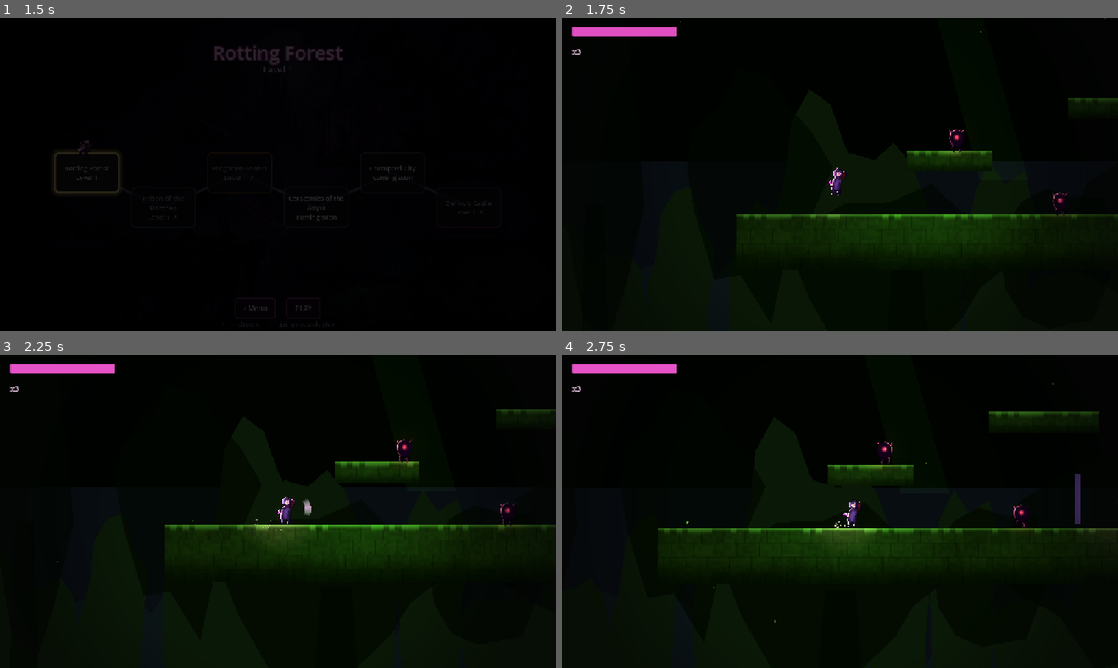
Above: before the commit, frames 1-4 (two rows, left to right).
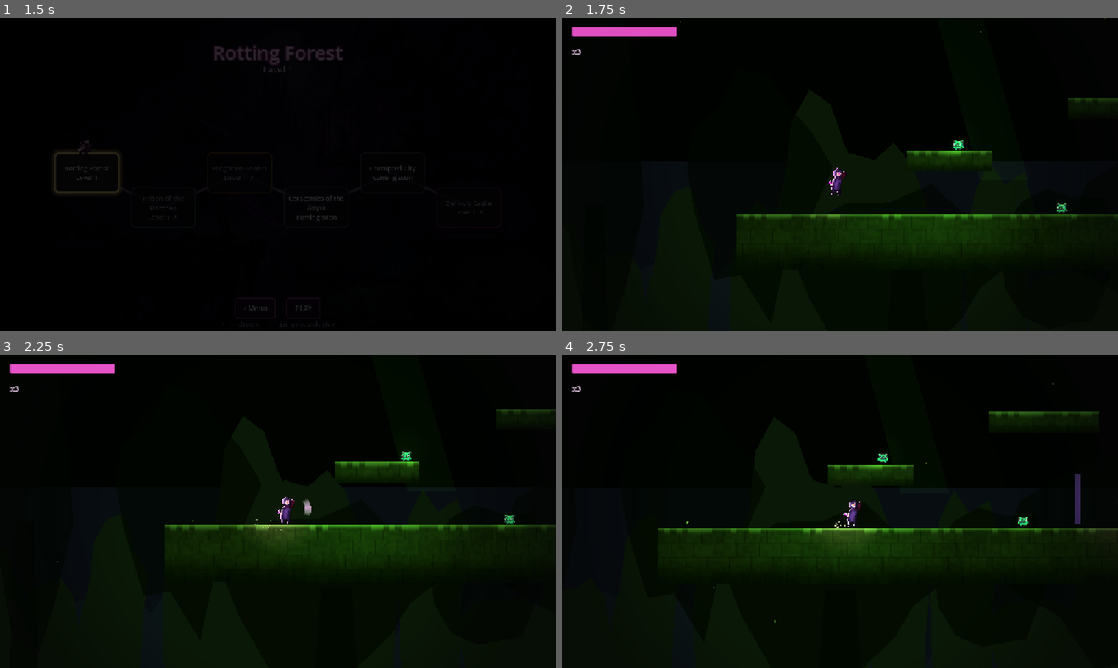
Above: after the commit, the same moments.

Repository: paulogomesextp/koliani
Game: Godot game, scene res://scenes/ui/MenuInicial.tscn
Same seed, same stepped clock (60 frames per second), same inputs: the game is played once before the commit and once after it.
Inputs (mouse positions are in pixels of both pictures, inside the frame that each line leads up to):
- Up to frame 1 (1.5 s): click "NEW GAME" at 0.5 s; click "Rotting Forest Level 1" at 1.25 s
- Up to frame 2 (1.75 s): no input
- Up to frame 3 (2.25 s): tap Enter (ui_accept) at 2 s; move the mouse to (250, 574) at 2.02 s; hold Right (mover_direita) from 2.03 s (still down); hold J (atacar) from 2.03 s (still down); click (250, 574) at 2.17 s
- Up to frame 4 (2.75 s): keep holding Right (mover_direita); keep holding J (atacar); tap Space (saltar) at 2.27 s

Frame 1 is identical in both runs. In frame 2, 0.3% of the frame differs, in the area x 69-91%, y 35-64%; in frame 3, 0.3%; in frame 4, 0.3%, in the area x 55-85%, y 27-56%.

Commit message:
Inimigo comum: pixel-art animado (Pig, pack CC0 Kings and Pigs)
Packs CC0 do Paulo em assets/sprites/incoming/ (.gdignore para o Godot nao
importar o dump em bruto -- copia-se o que e' preciso para pixel/).

- DemonioBase.tscn: Sprite2D SVG -> AnimatedSprite2D. Sem shader (o Pig e'
  arte a cores, nao silhueta).
- demonio_base.gd: monta SpriteFrames em codigo das tiras
  assets/sprites/pixel/enemies/pig_{idle,run,hit,dead}.png (idle 11f, run
  6f, hit 2f, dead 4f). idle<->run por velocidade; "hit" ao levar dano;
  "dead" toca ate ao fim e so' entao solta estilhacos + queue_free
  (colisao/contacto desligados via _morto). Os chefes nao usam isto --
  continuam com o seu Sprite/Corpo.
- CREDITS.md com as licencas (CC0).

Verificado headless: Floresta carrega com 5 pigs animados; hit+morte ok;
suite verde.

Co-Authored-By: Claude Sonnet 5 <noreply@anthropic.com>

Diff:
--- a/scenes/actors/DemonioBase.tscn
+++ b/scenes/actors/DemonioBase.tscn
@@ -1,28 +1,17 @@
-[gd_scene load_steps=8 format=3 uid="uid://bdemoniobase01"]
+[gd_scene load_steps=6 format=3 uid="uid://bdemoniobase01"]
 
-; Demonio comum -- sprite SVG (silhueta escura) + shader de personagem
-; (rim light + flash de dano). Classe-pai; os chefes herdam de chefe_base.gd.
+; Demonio comum -- pixel-art animado (Pig, pack CC0 "Kings and Pigs" da
+; Pixel Frog). Os SpriteFrames sao montados em codigo por demonio_base.gd
+; a partir das tiras em assets/sprites/pixel/enemies/pig_*.png.
+; Classe-pai; os chefes herdam de chefe_base.gd e trazem o seu proprio Sprite.
 
 [ext_resource type="Script" path="res://scripts/demonio_base.gd" id="1_dem"]
-[ext_resource type="Texture2D" uid="uid://c5iufnmhy32mx" path="res://assets/sprites/demonio.svg" id="2_tex"]
-[ext_resource type="Shader" path="res://assets/shaders/personagem.gdshader" id="3_sh"]
-
-[sub_resource type="ShaderMaterial" id="mat_dem"]
-resource_local_to_scene = true
-shader = ExtResource("3_sh")
-shader_parameter/flash = 0.0
-shader_parameter/flash_cor = Color(1, 1, 1, 1)
-shader_parameter/rim_cor = Color(0.95, 0.5, 0.72, 1)
-shader_parameter/rim_forca = 0.65
-shader_parameter/rim_dir = Vector2(-1, -0.55)
-shader_parameter/rim_espessura = 1.3
-shader_parameter/interior = 0.22
 
 [sub_resource type="RectangleShape2D" id="RectangleShape2D_body"]
-size = Vector2(26, 40)
+size = Vector2(22, 28)
 
 [sub_resource type="RectangleShape2D" id="RectangleShape2D_contacto"]
-size = Vector2(34, 44)
+size = Vector2(30, 32)
 
 [sub_resource type="Gradient" id="Gradient_luz"]
 offsets = PackedFloat32Array(0, 1)
@@ -43,17 +32,15 @@
 
 [node name="Sprite" type="Node2D" parent="."]
 
-[node name="Corpo" type="Sprite2D" parent="Sprite"]
-position = Vector2(0, 2)
-texture = ExtResource("2_tex")
-material = SubResource("mat_dem")
+[node name="Anim" type="AnimatedSprite2D" parent="Sprite"]
+position = Vector2(0, -1)
 
 [node name="LuzOlho" type="PointLight2D" parent="Sprite"]
-position = Vector2(2, -6)
+position = Vector2(3, -6)
 texture = SubResource("GradientTexture2D_luz")
-energy = 0.9
-color = Color(0.97, 0.35, 0.5, 1)
-scale = Vector2(0.55, 0.55)
+energy = 0.8
+color = Color(0.6, 0.95, 0.55, 1)
+scale = Vector2(0.5, 0.5)
 
 [node name="CollisionShape2D" type="CollisionShape2D" parent="."]
 shape = SubResource("RectangleShape2D_body")
--- a/scripts/demonio_base.gd
+++ b/scripts/demonio_base.gd
@@ -19,13 +19,23 @@
 ## Cor da luz de recorte (rim) do sprite -- normalmente o tom do bioma.
 @export var cor_rim := Color(0.95, 0.5, 0.72)
 
+## Tiras pixel-art do inimigo comum (pack CC0 "Kings and Pigs"). Os chefes
+## nao usam isto -- trazem o seu proprio `Sprite/Corpo`.
+const TIRA_IDLE := preload("res://assets/sprites/pixel/enemies/pig_idle.png")
+const TIRA_RUN := preload("res://assets/sprites/pixel/enemies/pig_run.png")
+const TIRA_HIT := preload("res://assets/sprites/pixel/enemies/pig_hit.png")
+const TIRA_DEAD := preload("res://assets/sprites/pixel/enemies/pig_dead.png")
+
 @onready var _origem := global_position
 @onready var _sprite: Node2D = $Sprite
 @onready var _corpo: Sprite2D = get_node_or_null("Sprite/Corpo")
+@onready var _anim: AnimatedSprite2D = get_node_or_null("Sprite/Anim")
 @onready var _area_contacto: Area2D = $AreaContacto
 
 var _direcao := 1.0
 var _mat: ShaderMaterial
+## true a partir do momento em que morre (toca a anim de morte e liberta-se).
+var _morto := false
 # animação procedural (visual): bob de idle/andar + antecipação (wind-up)
 var _t_anim := 0.0
 var _corpo_base := Vector2.ZERO
@@ -59,9 +69,39 @@
 		if _corpo.material is ShaderMaterial:
 			_mat = _corpo.material
 			_mat.set_shader_parameter("rim_cor", cor_rim)
+	if _anim:
+		_montar_frames()
+		_anim.play("idle")
+
+
+## Monta os SpriteFrames do inimigo comum a partir das tiras horizontais.
+func _montar_frames() -> void:
+	var sf := SpriteFrames.new()
+	sf.remove_animation("default")
+	_add_tira(sf, "idle", TIRA_IDLE, 11, 9.0, true)
+	_add_tira(sf, "run", TIRA_RUN, 6, 13.0, true)
+	_add_tira(sf, "hit", TIRA_HIT, 2, 14.0, false)
+	_add_tira(sf, "dead", TIRA_DEAD, 4, 11.0, false)
+	_anim.sprite_frames = sf
+
+
+func _add_tira(sf: SpriteFrames, nome: String, tex: Texture2D, n: int, fps: float, ciclo: bool) -> void:
+	sf.add_animation(nome)
+	sf.set_animation_speed(nome, fps)
+	sf.set_animation_loop(nome, ciclo)
+	var fw := tex.get_width() / n
+	var fh := tex.get_height()
+	for i in n:
+		var at := AtlasTexture.new()
+		at.atlas = tex
+		at.region = Rect2(i * fw, 0, fw, fh)
+		sf.add_frame(nome, at)
 
 
 func _process(dt: float) -> void:
+	if _anim:
+		_atualizar_anim()
+		return
 	if _corpo == null:
 		return
 	_t_anim += dt
@@ -80,7 +120,20 @@
 		_sprite.rotation = _flinch * _flinch_dir * 0.5
 
 
+## Estado da anim do inimigo comum (idle/run). "hit" e "dead" mandam.
+func _atualizar_anim() -> void:
+	if _morto:
+		return
+	if _anim.animation == "hit" and _anim.is_playing():
+		return
+	var alvo := "run" if absf(velocity.x) > 6.0 else "idle"
+	if _anim.animation != alvo:
+		_anim.play(alvo)
+
+
 func _physics_process(dt: float) -> void:
+	if _morto:
+		return
 	velocity.x = _direcao * velocidade
 	if not is_on_floor():
 		velocity.y += GRAVIDADE * dt
@@ -107,6 +160,8 @@
 
 
 func _ao_tocar(corpo: Node) -> void:
+	if _morto:
+		return
 	if corpo is Koliani:
 		corpo.receber_dano(dano_contacto, signf(corpo.global_position.x - global_position.x))
 		Som.toca("demonio_ataque", -10.0, randf_range(0.9, 1.15))
@@ -114,16 +169,36 @@
 
 
 func receber_dano(quantidade: int, dir_empurrao: float = 0.0) -> void:
+	if _morto:
+		return
 	vida -= quantidade
 	global_position.x += dir_empurrao * 8.0
 	if vida <= 0:
-		soltar_estilhacos()
-		queue_free()
+		if _anim:
+			_morrer_anim()
+		else:
+			soltar_estilhacos()
+			queue_free()
 	else:
 		if dir_empurrao != 0.0:
 			_flinch_dir = signf(dir_empurrao)
 		_flinch = 1.0
+		if _anim:
+			_anim.play("hit")
 		piscar_dano()
+
+
+## Toca a animação de morte e só então solta estilhaços e liberta-se.
+func _morrer_anim() -> void:
+	_morto = true
+	velocity = Vector2.ZERO
+	if _area_contacto:
+		_area_contacto.set_deferred("monitoring", false)
+	set_deferred("collision_layer", 0)
+	_anim.play("dead")
+	await _anim.animation_finished
+	soltar_estilhacos()
+	queue_free()
 
 
 ## Flash branco curto ao levar dano (feedback de acerto).
@@ -132,6 +207,9 @@
 		_mat.set_shader_parameter("flash", 1.0)
 		var t := create_tween()
 		t.tween_method(func(v: float): _mat.set_shader_parameter("flash", v), 1.0, 0.0, 0.12)
+	elif _anim:
+		_anim.modulate = Color(3.0, 3.0, 3.0)
+		create_tween().tween_property(_anim, "modulate", Color(1, 1, 1), 0.14)
 	elif _sprite:
 		_sprite.modulate = Color(2.2, 2.2, 2.2)
 		create_tween().tween_property(_sprite, "modulate", Color(1, 1, 1), 0.12)
Not shown, added: assets/sprites/incoming/.gdignore
Not shown, added: assets/sprites/incoming/kenney-pixel-platformer/Construct 3/Readme.txt
Not shown, added: assets/sprites/incoming/kenney-pixel-platformer/License.txt
Binary file added: assets/sprites/incoming/kenney-pixel-platformer/Preview.png
Not shown, added: assets/sprites/incoming/kenney-pixel-platformer/Preview.png.import
Binary file added: assets/sprites/incoming/kenney-pixel-platformer/SampleA.png
Not shown, added: assets/sprites/incoming/kenney-pixel-platformer/SampleA.png.import
Binary file added: assets/sprites/incoming/kenney-pixel-platformer/SampleB.png
Not shown, added: assets/sprites/incoming/kenney-pixel-platformer/SampleB.png.import
Not shown, added: assets/sprites/incoming/kenney-pixel-platformer/Tiled/tilemap-example-a.tmx
Not shown, added: assets/sprites/incoming/kenney-pixel-platformer/Tiled/tilemap-example-b.tmx
Not shown, added: assets/sprites/incoming/kenney-pixel-platformer/Tiled/tileset-characters.tsx
(and 1032 more such lines)
